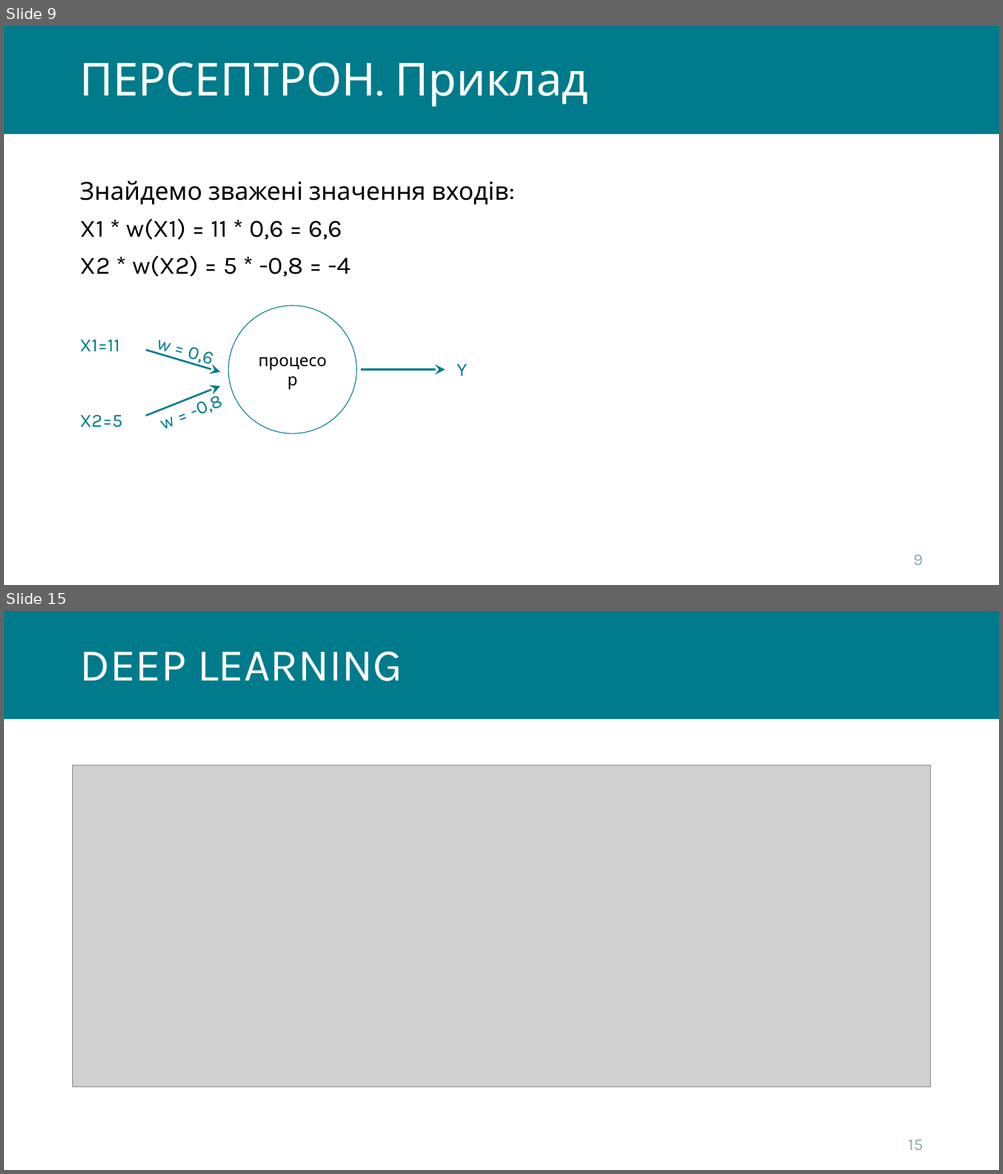
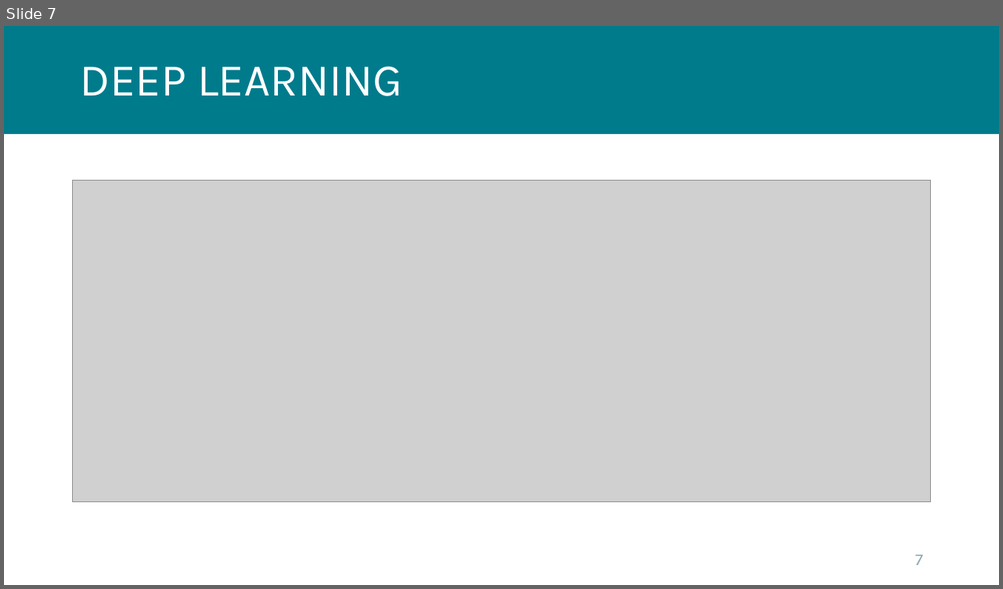
Before and after one commit to kleban/r-course-eng, a slide deck: pptx/071_Neural_Networks.pptx. Shown one above the other, each under a label of ours: slides 9 and 15 before the commit, slide 7 after it; the slides between them are not shown. The pictures are 1003x1174 and 1003x589 pixels, drawn with LibreOffice and Linux fonts; fonts in the diff are those of the drawing; grey boxes stand for pictures; background and template pictures are left out. Boxes give left, top, right and bottom in pixels: in the first picture for what was removed or moved away, otherwise in the second. Text is boxed around its words. In the diff, an @@ line names an element or a change of style, - is before the commit and + after.

```diff
--- a/pptx/071_Neural_Networks.pptx
+++ b/pptx/071_Neural_Networks.pptx
@@ slide 9 removed at [4,26,999,585], background #FFFFFF; not listed: 1 template element that a slide beside it also shows @@
@@ title removed at [79,62,588,107] @@
-ПЕРСЕПТРОН. Приклад
@@ text removed at [79,181,515,277] @@
-Знайдемо зважені значення входів:
-X1 * w(X1) = 11 * 0,6 = 6,6
-X2 * w(X2) = 5 * -0,8 = -4
@@ ellipse removed at [228,306,357,434] @@
-процесор
@@ text removed at [79,340,119,352] @@
-X1=11
@@ arrow removed from (146, 351) to (220, 372) @@
@@ text removed at [156,340,211,366] @@
-w = 0,6
@@ arrow removed from (361, 370) to (445, 370) @@
@@ text removed at [457,364,467,376] @@
-Y
@@ arrow removed from (146, 416) to (220, 386) @@
@@ text removed at [193,394,223,414] @@
-w = -0,8
@@ text removed at [79,415,122,428] @@
-X2=5
@@ page number removed at [913,555,922,565] @@
-9
@@ what was slide 15 is now slide 7 @@
@@ page number at [915,555,922,565]: text changed @@
-15
+7
```
Also in this commit, not shown: 2 slides changed, 6 slides added, 14 other slides removed, 5 other files.
